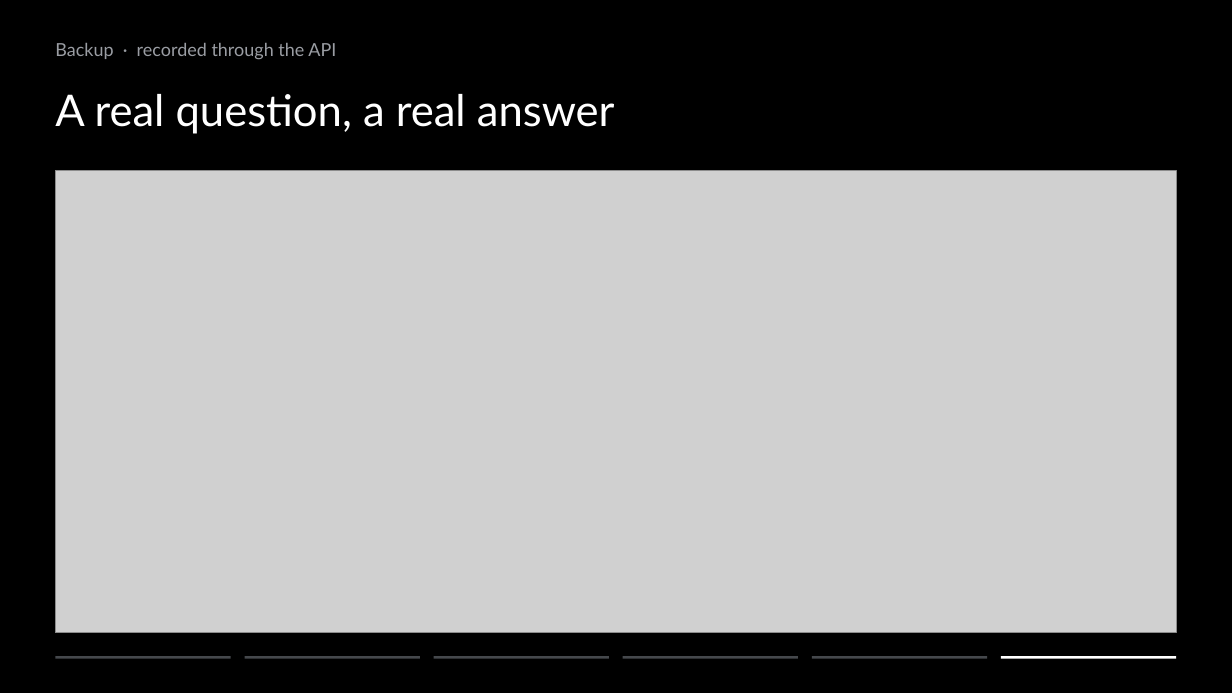
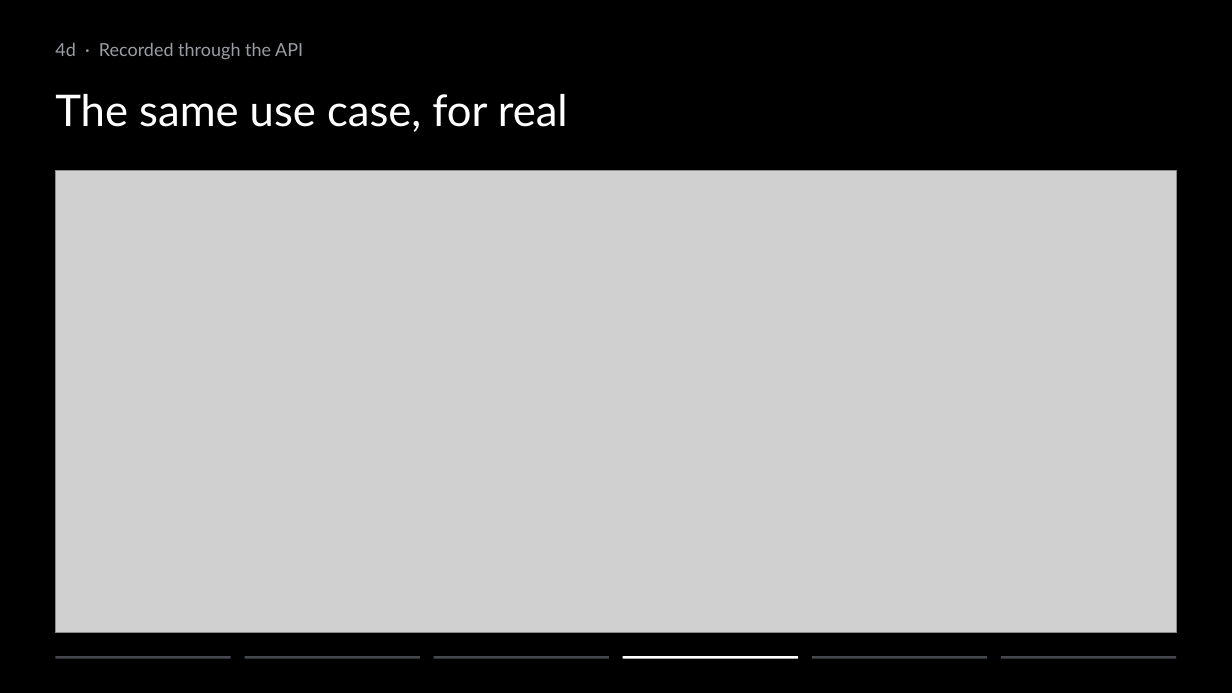
Before and after one commit to ziyangliu-666/lumen-next, a slide deck: slide 15 of docs/platform/slides/out/Team15-Lumen-Platform.pptx (slide 20 before the commit). Drawn at 1232x693 pixels with LibreOffice and Linux fonts; fonts in the diff are those of the drawing; grey boxes stand for pictures. Boxes give left, top, right and bottom in pixels: in the first picture for what was removed or moved away, otherwise in the second. Text is boxed around its words. In the diff, an @@ line names an element or a change of style, - is before the commit and + after.

```diff
--- a/docs/platform/slides/out/Team15-Lumen-Platform.pptx
+++ b/docs/platform/slides/out/Team15-Lumen-Platform.pptx
@@ text at [55,43,303,59]: text changed @@
-Backup · recorded through the API
+4d · Recorded through the API
@@ text at [55,94,568,132]: text changed @@
-A real question, a real answer
+The same use case, for real
@@ rectangle at [623,656,799,659]: fill #45484C to #FFFFFF @@
@@ rectangle at [1001,656,1177,659]: fill #FFFFFF to #45484C @@
```
Also in this commit, not shown: 3 other slides changed, 1 slide added, 1 other file.
